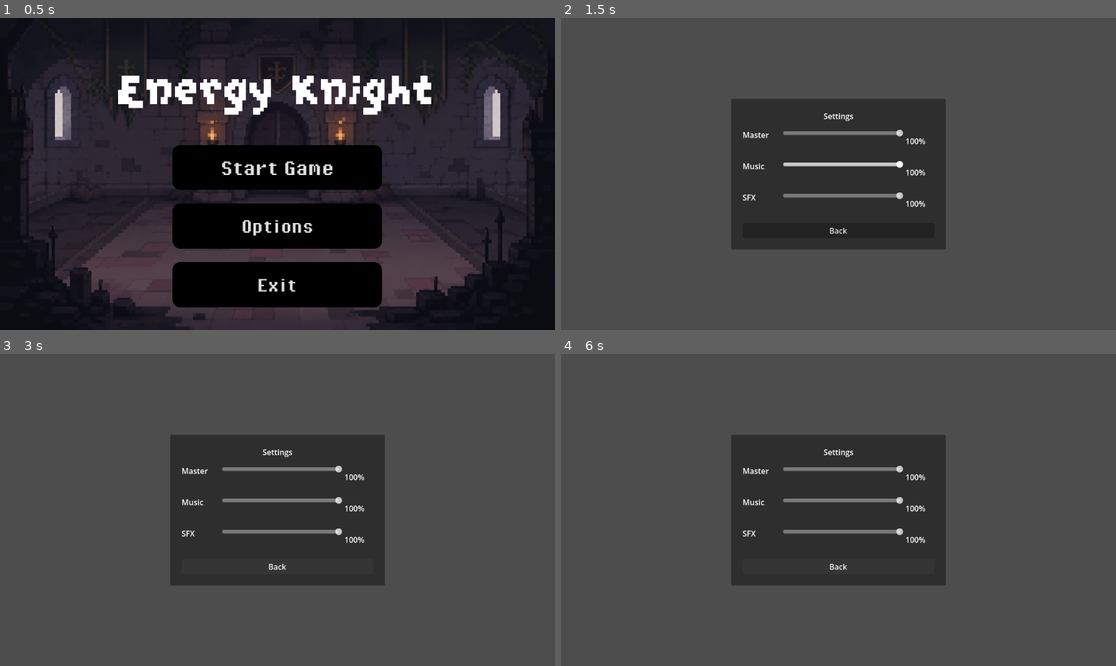
Above: before the commit, frames 1-4 (two rows, left to right).
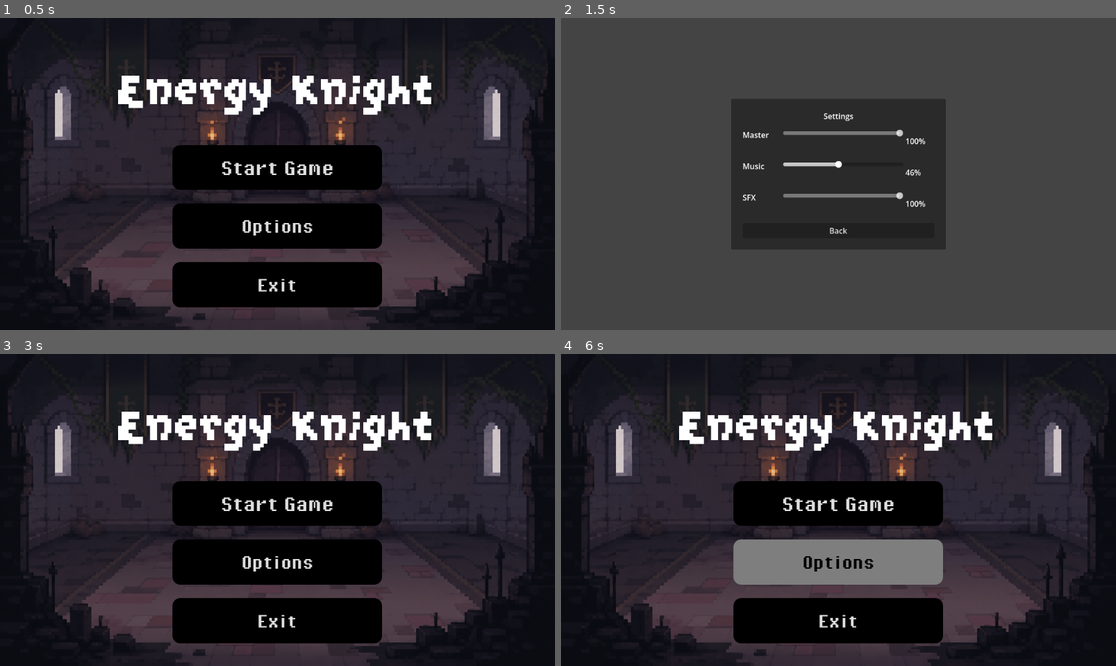
Above: after the commit, the same moments.

Repository: gx040502/energy-knight
Game: Godot game, scene res://Sinyen/main_menu/scenes/main_menu.tscn
The game is run twice, just before and just after one commit, with the same random seed, the same clock (stepped at 60 frames per second) and the same inputs.
Inputs (mouse positions are in pixels of both pictures, inside the frame that each line leads up to):
- Up to frame 1 (0.5 s): no input
- Up to frame 2 (1.5 s): click "Options" at 0.5 s; click (838, 167) at 1.25 s, where only the run after the commit has a clickable "Start Game"
- Up to frame 3 (3 s): click (277, 503) at 2 s, where only the run after the commit has a clickable "Start Game"; click (277, 566) at 2.75 s, where only the run after the commit has a clickable "Back"
- Up to frame 4 (6 s): move the mouse to (960, 494) at 3.52 s; hold D (right) 3.53-4.28 s; hold Shift (sprint) 3.53-4.28 s; click (960, 494) at 3.67 s; move the mouse to (727, 525) at 4.27 s; hold S (down) 4.28-5.03 s; tap Shift (sprint) at 4.35, 5.85 s; move the mouse to (894, 441) at 5.02 s; hold D (right) 5.03-5.78 s; hold Shift (sprint) 5.03-5.78 s; move the mouse to (810, 572) at 5.77 s; hold W (up) from 5.78 s (still down); click (810, 572) at 5.92 s

Frame 1 is identical in both runs. In frame 2, 0.2% of the frame differs, in the area x 49-66%, y 45-51%; in frame 3, 88%, in the area x 0-100%, y 0-100%; in frame 4, 88%.

Commit message:
added music for main menu, level and boss

Diff:
--- a/GyapXun/levels/scripts/level_1.gd
+++ b/GyapXun/levels/scripts/level_1.gd
@@ -19,6 +19,8 @@
 	_generate_branches()
 	_print_dungeon()
 	_spawn_rooms()
+
+	MusicManager.play_track(MusicManager.LEVEL_TRACK)
 
 func _initialize_dungeon() -> void:
 	for x in _dimensions.x:
--- a/GyapXun/levels/scripts/level_4.gd
+++ b/GyapXun/levels/scripts/level_4.gd
@@ -34,6 +34,7 @@
 	_place_boss_room()
 	_print_dungeon()
 	_spawn_rooms()
+	MusicManager.play_track(MusicManager.LEVEL_TRACK)
 
 
 func _initialize_dungeon() -> void:
--- a/GyapXun/room/scripts/dungeon_room.gd
+++ b/GyapXun/room/scripts/dungeon_room.gd
@@ -1,6 +1,8 @@
 extends Node2D
 
 func _on_player_detector_body_entered(body: Node2D) -> void:
+	if not body.is_in_group("player"):
+		return
 	Events.room_entered.emit(self)
 
 func setup_doors(has_up: bool, has_down: bool, has_left: bool, has_right: bool) -> void:
--- a/JunZhi/spawner/enemy_spawner_level4.gd
+++ b/JunZhi/spawner/enemy_spawner_level4.gd
@@ -77,6 +77,7 @@
 	boss_instance.position = Vector2(576, 324)
 	room_node.call_deferred("add_child", boss_instance)
 	spawned_enemies.append(boss_instance)
+	MusicManager.push_track(MusicManager.BOSS_TRACK)
 
 func lock_doors() -> void:
 	# Check active doors in room
@@ -136,6 +137,8 @@
 	# If all enemies are dead, unlock the doors
 	if spawned_enemies.size() == 0:
 		unlock_doors()
+		if is_boss_room:
+			MusicManager.pop_track()
 		queue_free() # Remove the spawner
 
 func unlock_doors() -> void:
--- /dev/null
+++ b/Sinyen/audio/music_manager.gd
@@ -0,0 +1,52 @@
+extends Node
+
+const MENU_TRACK: AudioStream = preload("res://Sinyen/music/levelBackground.ogg")
+const LEVEL_TRACK: AudioStream = preload("res://Sinyen/music/menuBackground.ogg")
+const BOSS_TRACK: AudioStream = preload("res://Sinyen/music/boss.ogg")
+
+var _player: AudioStreamPlayer
+var _stashed_track: AudioStream = null
+
+
+func _ready() -> void:
+	process_mode = Node.PROCESS_MODE_ALWAYS
+
+	_player = AudioStreamPlayer.new()
+	_player.bus = &"Music"
+	add_child(_player)
+
+
+func play_track(track: AudioStream) -> void:
+	if track == null:
+		return
+	# A direct play cancels any pending boss-track restore.
+	_stashed_track = null
+
+	if _player.stream == track and _player.playing:
+		return
+
+	_player.stream = track
+	_player.play()
+
+
+func push_track(track: AudioStream) -> void:
+	if track == null or _player.stream == track:
+		return
+	# Single-depth stash: a second push overwrites rather than nesting.
+	_stashed_track = _player.stream
+	_player.stream = track
+	_player.play()
+
+
+func pop_track() -> void:
+	if _stashed_track == null:
+		return
+
+	var restore: AudioStream = _stashed_track
+	_stashed_track = null
+	_player.stream = restore
+	_player.play()
+
+
+func stop() -> void:
+	_player.stop()
--- a/Sinyen/main_menu/scripts/main_menu.gd
+++ b/Sinyen/main_menu/scripts/main_menu.gd
@@ -3,7 +3,7 @@
 
 # Called when the node enters the scene tree for the first time.
 func _ready() -> void:
-	pass # Replace with function body.
+	MusicManager.play_track(MusicManager.MENU_TRACK)
 
 
 # Called every frame. 'delta' is the elapsed time since the previous frame.
@@ -16,8 +16,15 @@
 
 
 
-func _on_settings_pressed():
-	get_tree().change_scene_to_file("res://Sinyen/options/scenes/options.tscn")
+func _on_settings_pressed() -> void:
+	var packed: PackedScene = load("res://Sinyen/options/scenes/options.tscn") as PackedScene
+	if packed == null:
+		push_error("MainMenu: failed to load options scene")
+		return
+
+	var options: Control = packed.instantiate() as Control
+	options.closed.connect(func() -> void: options.queue_free())
+	add_child(options)
 
 
 func _on_exit_pressed():
--- a/Sinyen/options/scenes/options.tscn
+++ b/Sinyen/options/scenes/options.tscn
@@ -10,6 +10,15 @@
 grow_horizontal = 2
 grow_vertical = 2
 script = ExtResource("1_fxdfd")
+
+[node name="ColorRect" type="ColorRect" parent="." unique_id=832641555]
+layout_mode = 1
+anchors_preset = 15
+anchor_right = 1.0
+anchor_bottom = 1.0
+grow_horizontal = 2
+grow_vertical = 2
+color = Color(0.26657522, 0.2665752, 0.2665752, 1)
 
 [node name="PanelContainer" type="PanelContainer" parent="." unique_id=1449156872]
 layout_mode = 1
--- a/Sinyen/options/scripts/options.gd
+++ b/Sinyen/options/scripts/options.gd
@@ -16,7 +16,7 @@
 
 
 func _ready() -> void:
-	process_mode = Node.PROCESS_MODE_WHEN_PAUSED
+	process_mode = Node.PROCESS_MODE_ALWAYS
 
 	_master_bus = _resolve_bus(&"Master")
 	_music_bus = _resolve_bus(&"Music")
@@ -93,3 +93,4 @@
 
 func _on_back_pressed() -> void:
 	closed.emit()
+	#get_tree().change_scene_to_file("res://Sinyen/main_menu/scenes/main_menu.tscn")
--- a/project.godot
+++ b/project.godot
@@ -18,6 +18,7 @@
 [autoload]
 
 Events="*uid://djqkj3nluk28a"
+MusicManager="*uid://bdwqjxl7h5r3x"
 
 [display]
 
Not shown, added: Sinyen/audio/music_manager.gd.uid
Not shown, added: Sinyen/music/boss.ogg.import
Not shown, added: Sinyen/music/levelBackground.ogg.import
Not shown, added: Sinyen/music/menuBackground.ogg.import
Not shown, added: Sinyen/New Enterprise Architect Repository.eap
Not shown, added: Sinyen/music/boss.ogg
Not shown, added: Sinyen/music/levelBackground.ogg
Not shown, added: Sinyen/music/menuBackground.ogg
